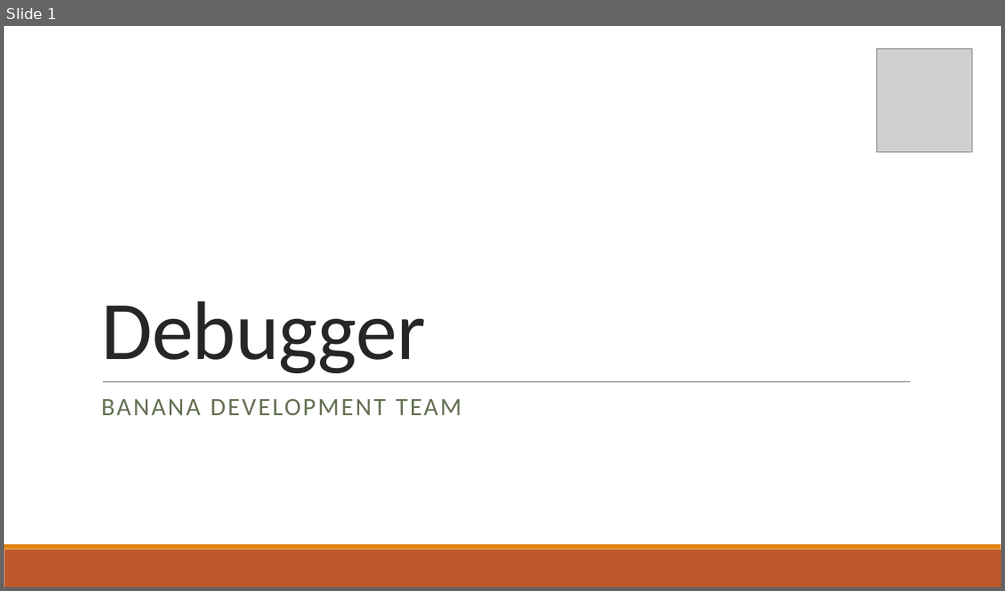
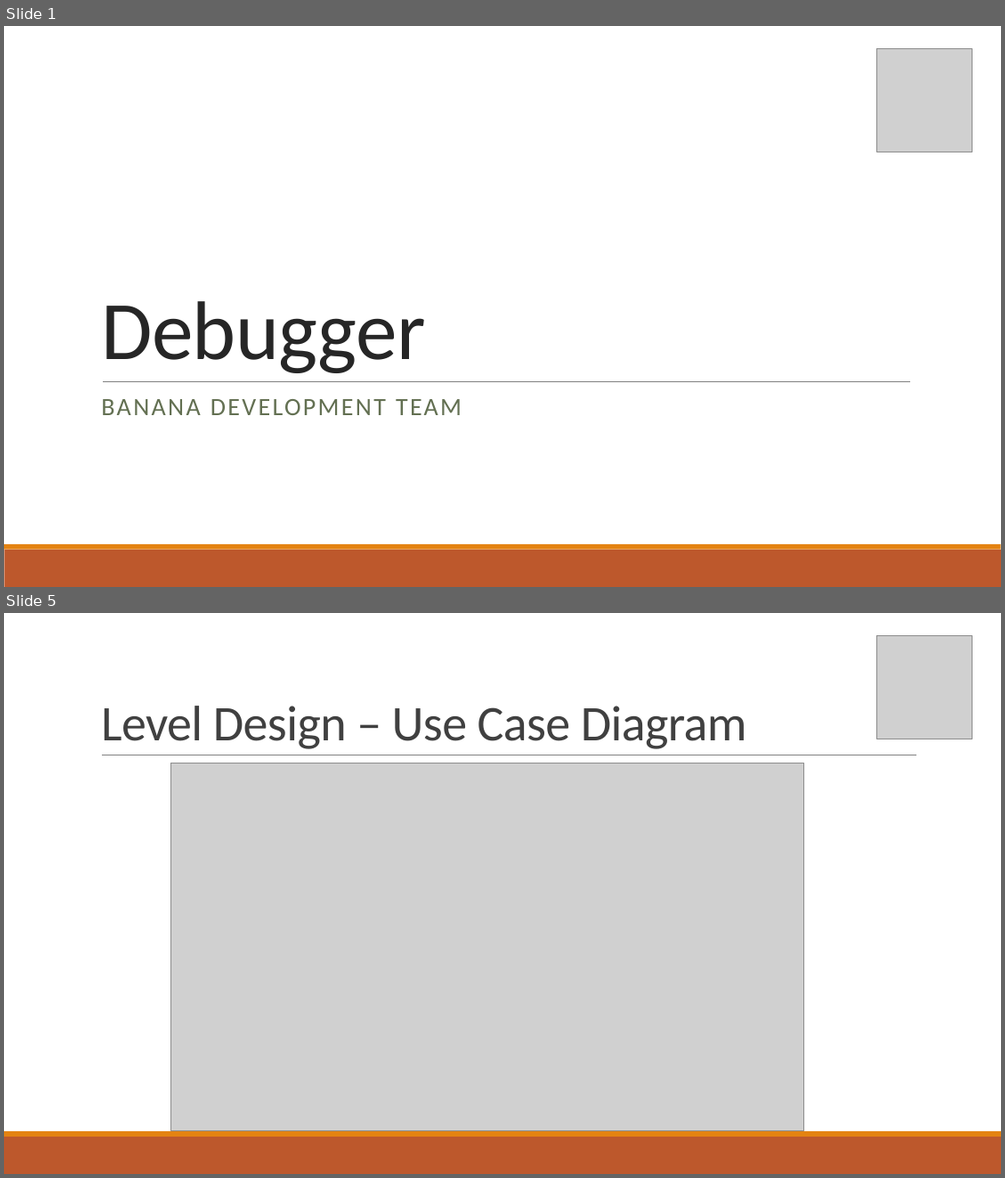
Before and after one commit to Corbono2/Banana-Clone, a slide deck: docs/Debugger.pptx. Shown one above the other, each under a label of ours: slide 1 before the commit, slides 1 and 5 after it; the slides between them are not shown. The pictures are 1005x591 and 1005x1178 pixels, drawn with LibreOffice and Linux fonts; fonts in the diff are those of the drawing; grey boxes stand for pictures. Boxes give left, top, right and bottom in pixels: in the first picture for what was removed or moved away, otherwise in the second. Text is boxed around its words. In the diff, an @@ line names an element or a change of style, - is before the commit and + after.

Commit message:
added in slides for level - josh

```diff
--- a/docs/Debugger.pptx
+++ b/docs/Debugger.pptx
@@ slide 5 added at (x1=4, y1=613, x2=1001, y2=1174), background #FFFFFF; not listed: 2 template elements that a slide beside it also shows @@
@@ picture added at (x1=877, y1=635, x2=972, y2=738) @@
@@ title added at (x1=101, y1=706, x2=747, y2=749), 48 pt, text #404040 @@
+Level Design – Use Case Diagram
@@ line added from (102, 755) to (917, 755), #808080 0.5 pt @@
@@ picture added at (x1=171, y1=763, x2=803, y2=1130) @@
```
Also in this commit, not shown: 3 other slides added.
